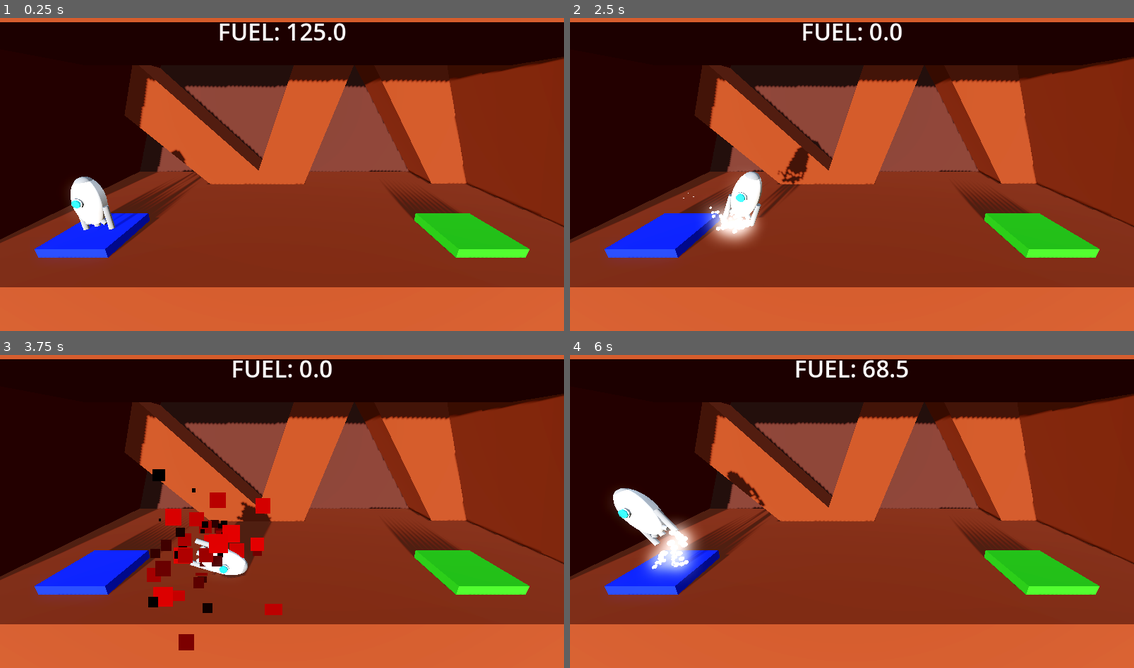
Above: before the commit, frames 1-4 (two rows, left to right).
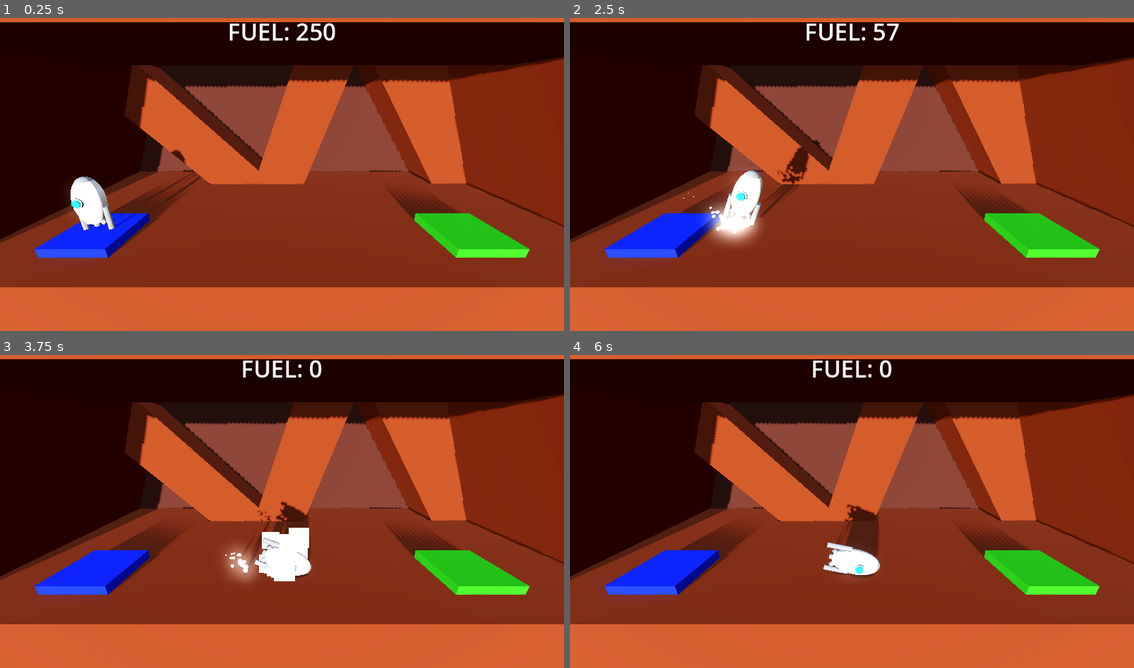
Above: after the commit, the same moments.

Repository: SearedBacon/ProjectB0ost
Game: Godot game, scene res://Levels/level.tscn
Same seed, same stepped clock (60 frames per second), same inputs: the game is played once before the commit and once after it.
Inputs:
- Up to frame 1 (0.25 s): no input
- Up to frame 2 (2.5 s): hold D (rotate_right) 0.53-1.28 s; hold Space (boost) 0.53-1.28 s; hold A (rotate_left) 1.28-2.03 s; tap Space (boost) at 1.35 s; hold D (rotate_right) from 2.03 s (still down); hold Space (boost) from 2.03 s (still down)
- Up to frame 3 (3.75 s): release Space (boost) at 2.78 s; tap Space (boost) at 2.85 s; release D (rotate_right) at 3.53 s; hold A (rotate_left) from 3.53 s (still down); hold Space (boost) from 3.53 s (still down)
- Up to frame 4 (6 s): release Space (boost) at 4.28 s; tap Space (boost) at 4.35, 5.85 s; hold Space (boost) 5.03-5.78 s; release A (rotate_left) at 5.78 s; hold D (rotate_right) from 5.78 s (still down)

The runs differ from the first frame. In frame 1, 0.7% of the frame differs, in the area x 38-62%, y 1-8%; in frame 2, 0.7%; in frame 3, 6.4%, in the area x 26-59%, y 1-95%; in frame 4, 4.7%.

Commit message:
fixed side booster

Diff:
--- a/Levels/level.tscn
+++ b/Levels/level.tscn
@@ -37,4 +37,4 @@
 
 [node name="Player" parent="." instance=ExtResource("1_s41d2")]
 transform = Transform3D(1, 0, 0, 0, 1, 0, 0, 0, 1, -7.5, 1.4195044, 0)
-starting_fuel = 125
+starting_fuel = 250
--- a/Levels/level_2.tscn
+++ b/Levels/level_2.tscn
@@ -51,7 +51,7 @@
 
 [node name="Player" parent="." instance=ExtResource("2_arsda")]
 transform = Transform3D(1, 0, 0, 0, 1, 0, 0, 0, 1, -7.5, 1.4195044, 0)
-starting_fuel = 150
+starting_fuel = 200
 
 [node name="Floor3" parent="." instance=ExtResource("3_arsda")]
 transform = Transform3D(1, 0, 0, 0, 1, 0, 0, 0, 1, 0, -3.975154, 0)
--- a/Levels/level_3.tscn
+++ b/Levels/level_3.tscn
@@ -63,7 +63,7 @@
 
 [node name="Player" parent="." instance=ExtResource("2_ej5lj")]
 transform = Transform3D(1, 0, 0, 0, 1, 0, 0, 0, 1, -7.5, 1.4195044, 0)
-starting_fuel = 200
+starting_fuel = 400
 
 [node name="Floor2" parent="." instance=ExtResource("3_ej5lj")]
 transform = Transform3D(1, 0, 0, 0, 1, 0, 0, 0, 1, 0, -4.0189033, 0)
--- a/Levels/level_4.tscn
+++ b/Levels/level_4.tscn
@@ -55,7 +55,7 @@
 
 [node name="Player" parent="." instance=ExtResource("2_nsqb1")]
 transform = Transform3D(1, 0, 0, 0, 1, 0, 0, 0, 1, -7.5, 1.4195044, 0)
-starting_fuel = 150
+starting_fuel = 300
 
 [node name="MovingObstacle" parent="." instance=ExtResource("3_nsqb1")]
 
--- a/Player/player.gd
+++ b/Player/player.gd
@@ -15,7 +15,7 @@
 @export var starting_fuel:=100
 var yes:=0
 var ui: CanvasLayer
-var fuel:float:
+var fuel:int:
 	set(new_fuel):
 		fuel=new_fuel
 		ui.update_fuel(new_fuel)
@@ -37,18 +37,18 @@
 			main_booster.emitting=false
 
 		if Input.is_action_pressed("rotate_left"):
-			apply_torque(Vector3(0.0,0.0,delta*torque))
-			if fuel>0:
+			if fuel>0.5:
+				apply_torque(Vector3(0.0,0.0,delta*torque))
 				fuel-=0.5
-			right_turn.emitting=true
+				right_turn.emitting=true
 		else:
 			right_turn.emitting=false
 
 		if Input.is_action_pressed("rotate_right"):
-			apply_torque(Vector3(0.0,0.0,-delta*torque))
-			if fuel>0:
+			if fuel>0.5:
+				apply_torque(Vector3(0.0,0.0,-delta*torque))
 				fuel-=0.5
-			left_turn.emitting=true
+				left_turn.emitting=true
 		else:
 			left_turn.emitting=false
 
